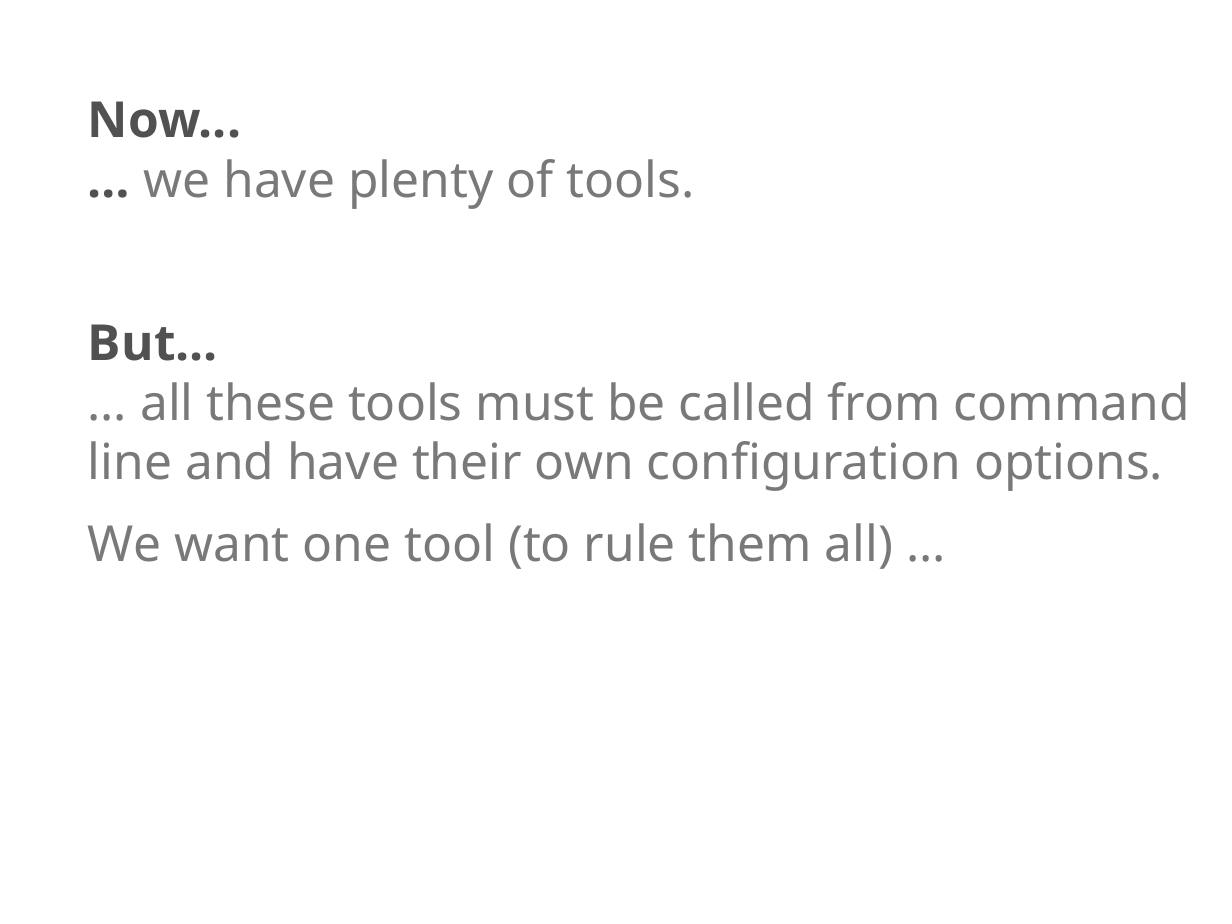
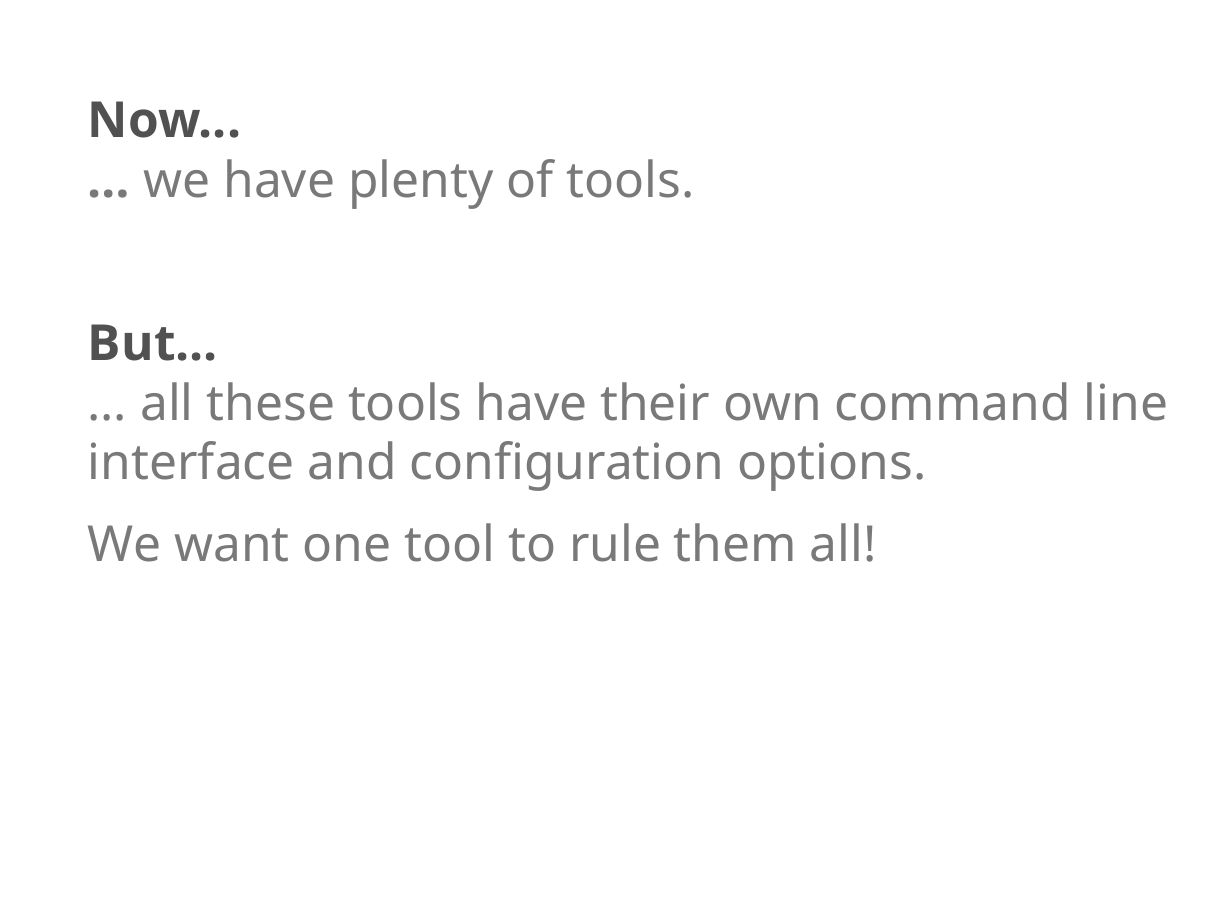
Before and after one commit to codecentric/movie-database-node, a slide deck: slide 21 of frameworks-tools-services-slides/agile-javascript-frameworks-tools-services.odp. Drawn at 1232x924 pixels with LibreOffice and Linux fonts; fonts in the diff are those of the drawing; background and template pictures are left out. Boxes give left, top, right and bottom in pixels: in the first picture for what was removed or moved away, otherwise in the second. Text is boxed around its words. In the diff, an @@ line names an element or a change of style, - is before the commit and + after.

Commit message:
doc(slides): Update frameworks-tools-services slides.

```diff
--- a/frameworks-tools-services-slides/agile-javascript-frameworks-tools-services.odp
+++ b/frameworks-tools-services-slides/agile-javascript-frameworks-tools-services.odp
@@ text at <box>88,101,694,209</box>: text colour #515151 to #797979 in "…" @@
@@ text at <box>88,324,1168,562</box>: text changed @@
-But...
-… all these tools must be called from command line and have their own configuration options.
-We want one tool (to rule them all) ...
+But...
+… all these tools have their own command line interface and configuration options.
+We want one tool to rule them all!
```
Also in this commit, not shown: 9 other slides changed, 1 slide added, 1 other file.
